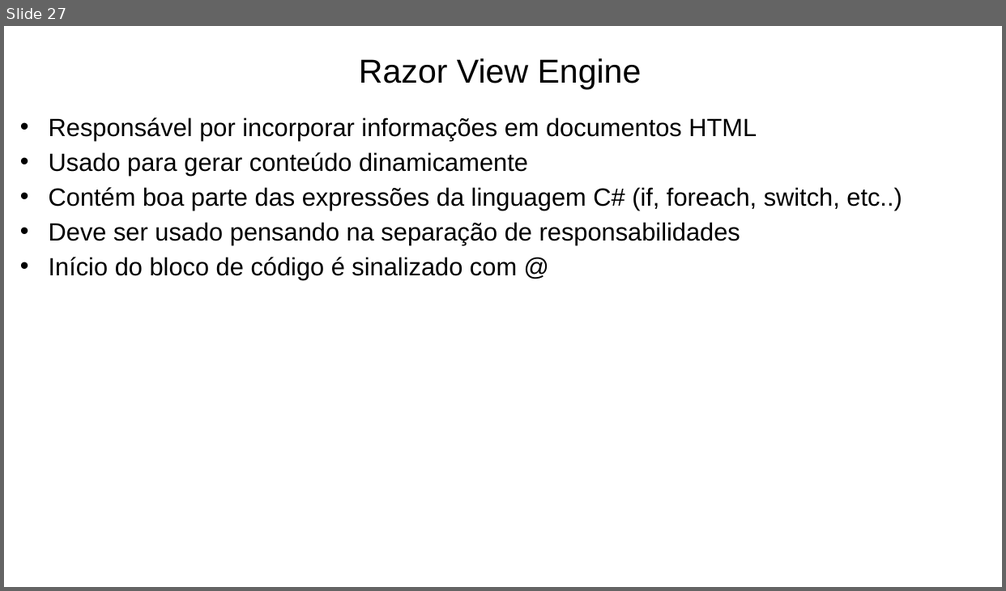
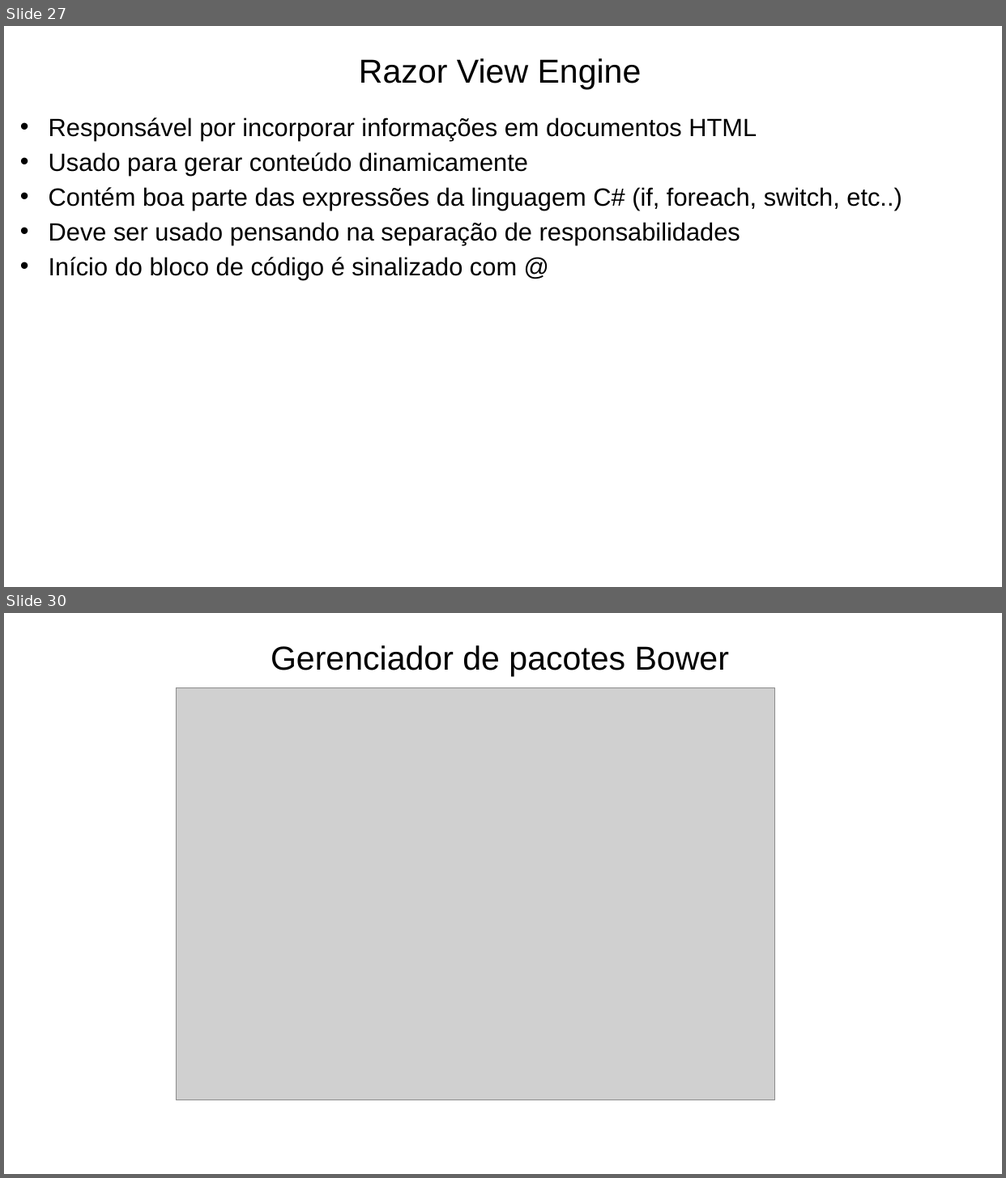
Before and after one commit to prodest/workshop-aspnet-core-mvc, a slide deck: workshop-aspnet-core-mvc.pptx. Shown one above the other, each under a label of ours: slide 27 before the commit, slides 27 and 30 after it; the slides between them are not shown. The pictures are 1006x591 and 1006x1178 pixels, drawn with LibreOffice and Linux fonts; fonts in the diff are those of the drawing; grey boxes stand for pictures; background and template pictures are left out. Boxes give left, top, right and bottom in pixels: in the first picture for what was removed or moved away, otherwise in the second. Text is boxed around its words. In the diff, an @@ line names an element or a change of style, - is before the commit and + after.

```diff
--- a/workshop-aspnet-core-mvc.pptx
+++ b/workshop-aspnet-core-mvc.pptx
@@ slide 30 added at (x1=4, y1=613, x2=1002, y2=1174), background #FFFFFF @@
@@ text added at (x1=270, y1=645, x2=729, y2=676), 32 pt, text #000000 @@
+Gerenciador de pacotes Bower
@@ picture added at (x1=177, y1=688, x2=775, y2=1101) @@
```
Also in this commit, not shown: 1 slide changed, 5 other slides added, 11 other files.
